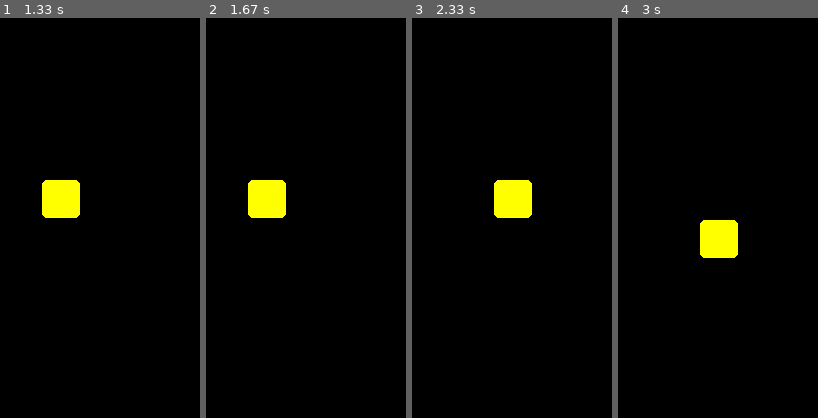
Above: before the commit, frames 1-4 (left to right).
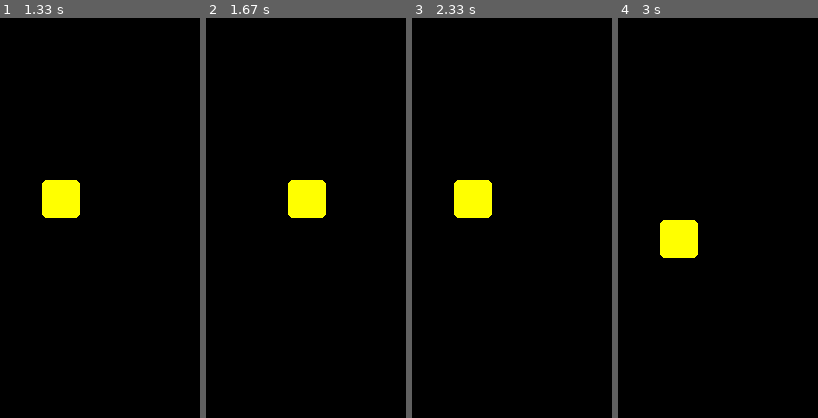
Above: after the commit, the same moments.

Repository: olegsklyarov/pygame-snake
Game: pygame game, started from snake.py
Two runs of this game, one before a commit and one after it. Both use one fixed random seed, a clock stepped at 60 frames per second and the inputs below.
Inputs:
- Up to frame 1 (1.33 s): hold Right 0.33-0.8 s
- Up to frame 2 (1.67 s): no input
- Up to frame 3 (2.33 s): hold Left from 1.83 s (still down)
- Up to frame 4 (3 s): release Left at 2.37 s; hold Down 2.4-2.7 s
The pictures show only the part of the screen within x 50-100%, y 30-80%; the shares and areas given below are measured in that part.

Frame 1 is identical in both runs. In frame 2, 3.5% of the frame differs, in the area x 21-60%, y 40-50%; in frame 3, 3.5%; in frame 4, 3.5%.

Commit message:
score count, console logging

Diff:
--- a/src/main.py
+++ b/src/main.py
@@ -30,7 +30,8 @@
   screen = pygame.display.set_mode([ROWS * SCALE, COLS * SCALE])
   clock = pygame.time.Clock()
   counter = 0
-  speed = 50
+  snake_speed_limit = 40
+  score = 0
   apple = gen_new_apple(field, snake)
   running = True
   while running:
@@ -60,16 +61,20 @@
     pygame.display.flip()
     clock.tick(60)
     counter += 1
-    if not counter % speed:
+    if not counter % snake_speed_limit:
       new_head = snake.get_new_head()
       if snake.contains(new_head):
+        print('Snake colliding, game over')
         running = False
       if not field.contains(new_head):
+        print('Wall colliging, game over')
         running = False
       snake.enqueue(new_head)
-      if new_head != apple:
+      if new_head == apple:
+        score += 1
+        print('Score: {}'.format(score))
+        apple = gen_new_apple(field, snake)
+      else:
         snake.dequeue()
-      else:
-        apple = gen_new_apple(field, snake)
 
   pygame.quit()
